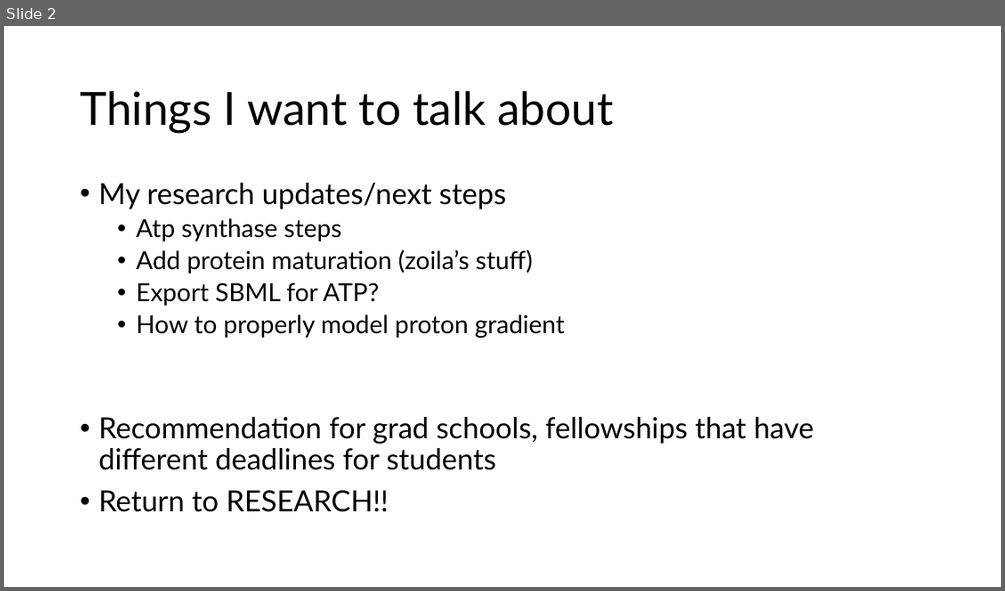
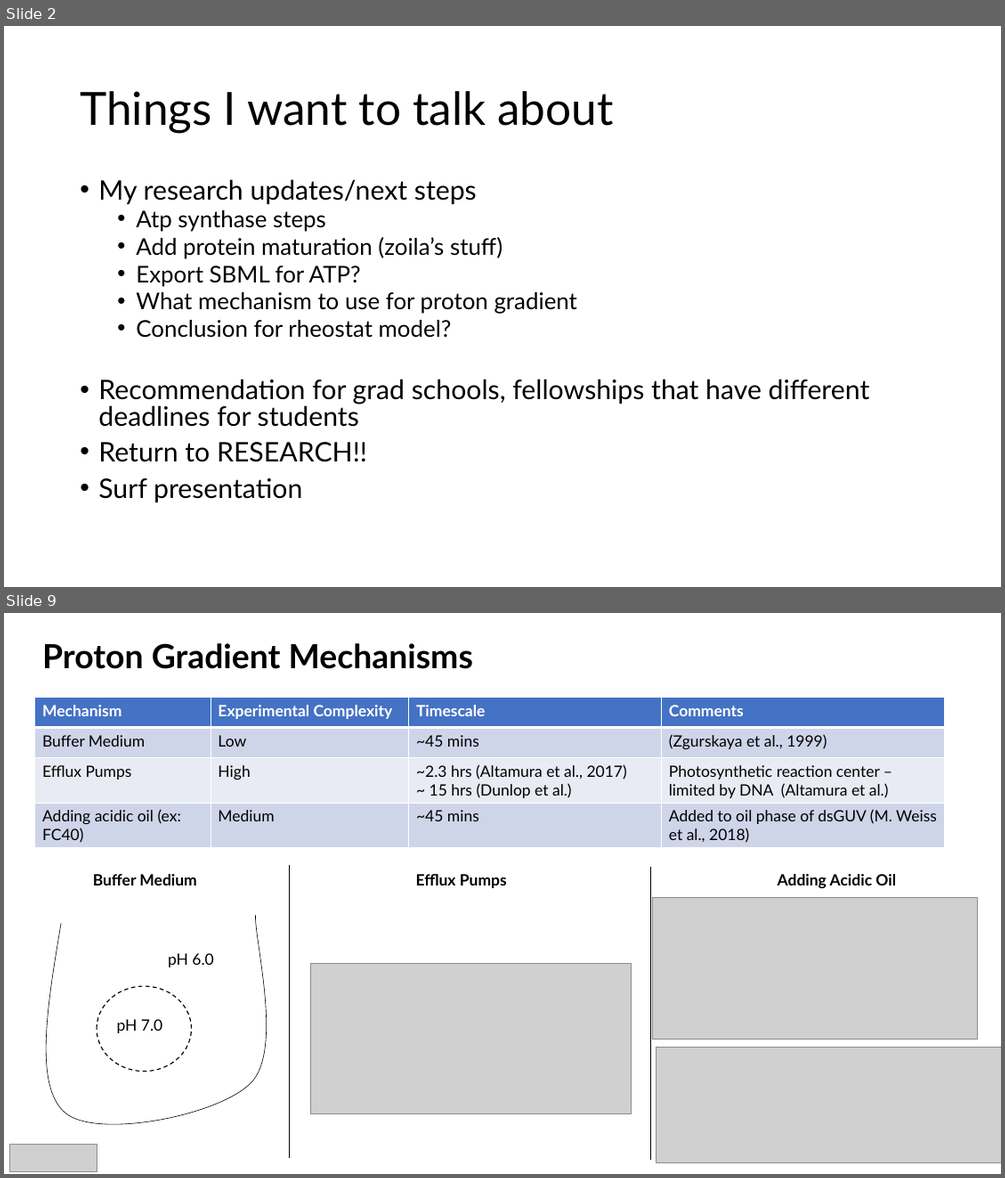
Before and after one commit to AnkitaRoychoudhury/ug_murray, a slide deck: miscellaneous/presentations/202020720_murray_mtg.pptx. Shown one above the other, each under a label of ours: slide 2 before the commit, slides 2 and 9 after it; the slides between them are not shown. The pictures are 1005x591 and 1005x1178 pixels, drawn with LibreOffice and Linux fonts; fonts in the diff are those of the drawing; grey boxes stand for pictures. Boxes give left, top, right and bottom in pixels: in the first picture for what was removed or moved away, otherwise in the second. Text is boxed around its words. In the diff, an @@ line names an element or a change of style, - is before the commit and + after.

```diff
--- a/miscellaneous/presentations/202020720_murray_mtg.pptx
+++ b/miscellaneous/presentations/202020720_murray_mtg.pptx
@@ slide 9 added at (4, 613, 1001, 1174), background #FFFFFF @@
@@ title added at (42, 643, 473, 669), 32 pt, text #000000, bold @@
+Proton Gradient Mechanisms
@@ table added at (34, 698, 945, 848), 4 rows, 4 columns @@
+Mechanism | Experimental Complexity | Timescale | Comments
+Buffer Medium | Low | ~45 mins | (Zgurskaya et al., 1999)
+Efflux Pumps | High | ~2.3 hrs (Altamura et al., 2017) / ~ 15 hrs (Dunlop et al.) | Photosynthetic reaction center – limited by DNA (Altamura et al.)
+Adding acidic oil (ex: FC40) | Medium | ~45 mins | Added to oil phase of dsGUV (M. Weiss et al., 2018)
@@ group added at (46, 864, 290, 1158): 3 texts, 1 line, 1 ellipse, 1 freeform shape @@
+pH 7.0
+pH 6.0
+Buffer Medium
@@ text added at (416, 874, 507, 888), 15 pt, text #000000, bold @@
+Efflux Pumps
@@ line added from (651, 867) to (651, 1159), #000000 0.5 pt @@
@@ text added at (777, 874, 896, 888), 15 pt, text #000000, bold @@
+Adding Acidic Oil
@@ picture added at (652, 898, 978, 1039) @@
@@ picture added at (310, 964, 631, 1114) @@
@@ picture added at (656, 1046, 1001, 1163) @@
@@ picture added at (9, 1144, 97, 1172) @@
@@ slide 2 changed as well @@
@@ text at (98, 179, 870, 462): size 28 to 25.9 pt in "My research updates/next steps", "Recommendation for grad schools, fellowships that have ...", "Return to RESEARCH!!"; size 24 to 22.2 pt in "Atp synthase steps", "Add protein maturation (zoila’s stuff)", "Export SBML for ATP?"; line spacing 0.9 to 0.8 @@
@@ text at (136, 292, 577, 338): text changed; size 24 to 22.2 pt @@
-  • How to properly model proton gradient
+  • What mechanism to use for proton gradient
+  • Conclusion for rheostat model?
@@ text at (98, 478, 302, 503): paragraph added @@
+• Surf presentation
```
Also in this commit, not shown: 1 other slide changed, 9 other slides added, 2 slides removed, 7 other files.
